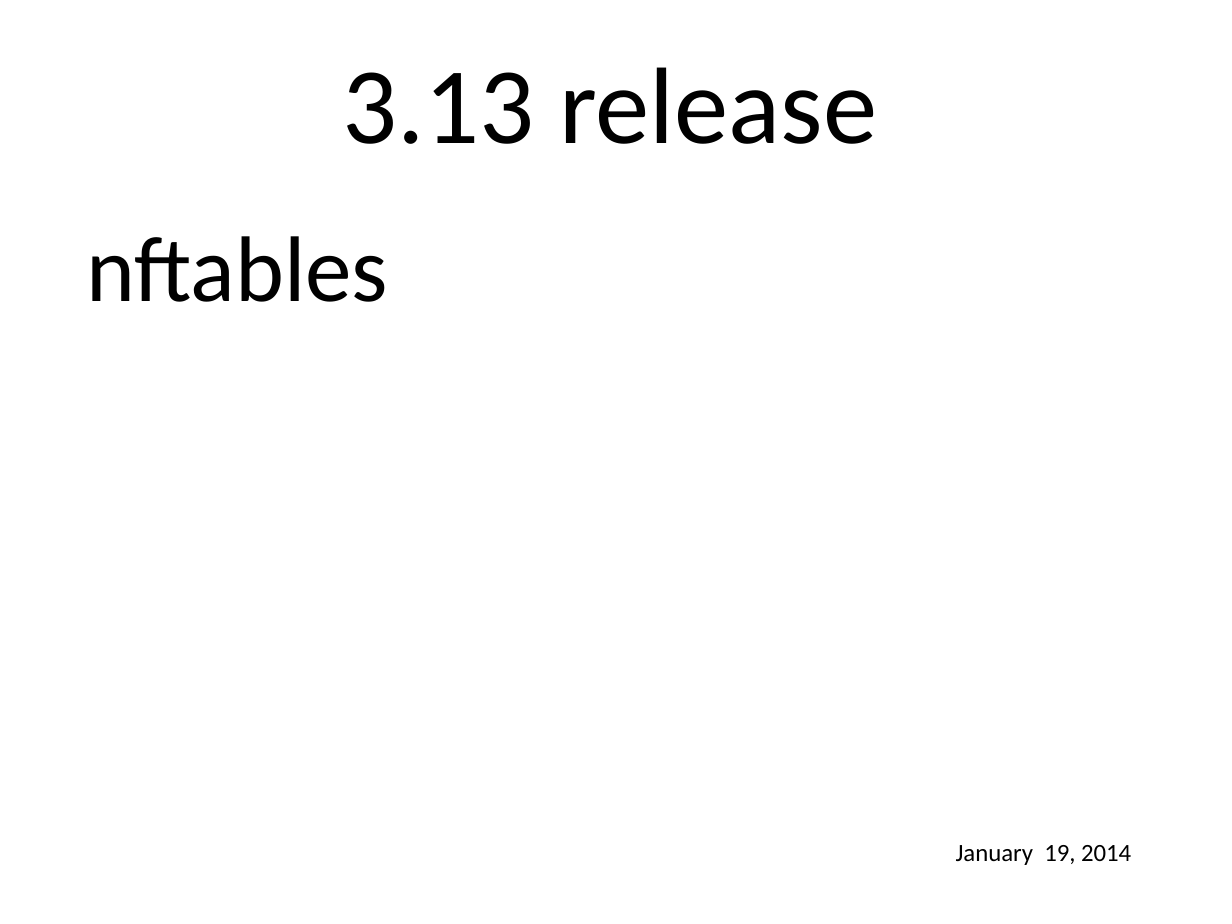
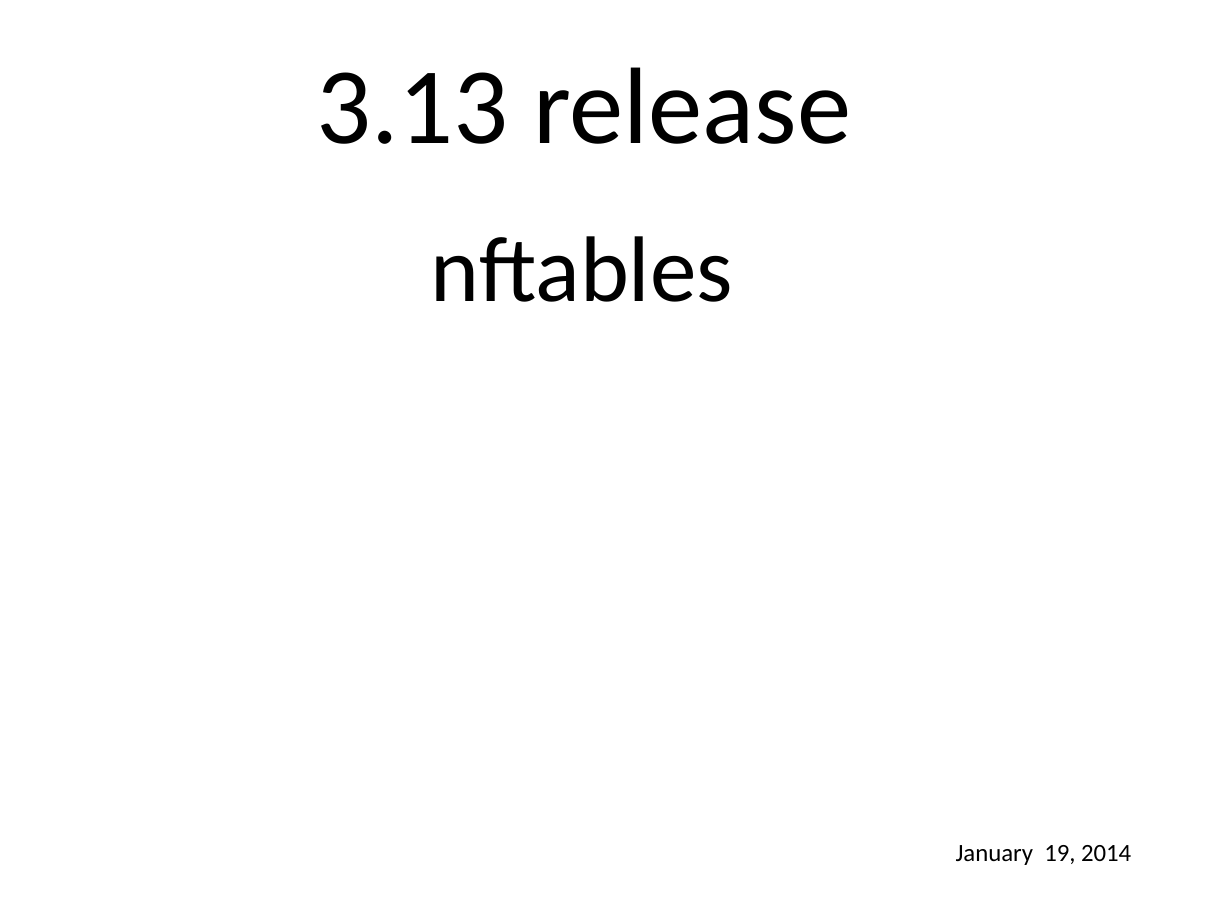
Before and after one commit to gregkh/kernel-development, a slide deck: slide 11 of lf_kernel-development.odp (slide 13 before the commit). Drawn at 1232x924 pixels with LibreOffice and Linux fonts; fonts in the diff are those of the drawing; background and template pictures are left out. Boxes give left, top, right and bottom in pixels: in the first picture for what was removed or moved away, otherwise in the second. Text is boxed around its words. In the diff, an @@ line names an element or a change of style, - is before the commit and + after.

```diff
--- a/lf_kernel-development.odp
+++ b/lf_kernel-development.odp
@@ text "3.13 release": place and size @@
-text "3.13 release" at [343, 67, 877, 144]
+text "3.13 release" at [317, 67, 851, 144]
@@ text "nftables": place and size @@
-text "nftables" at [86, 236, 388, 302]
+text "nftables" at [431, 236, 733, 302]
```
Also in this commit, not shown: 27 other slides changed, 1 slide removed, 1 other file.
